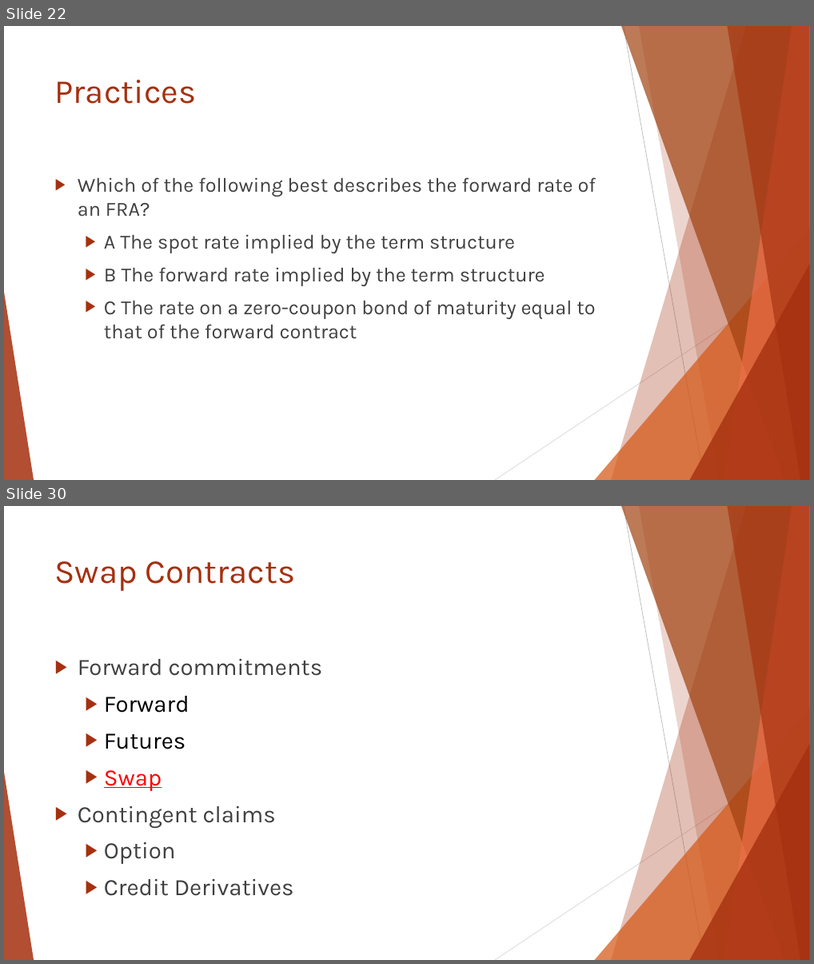
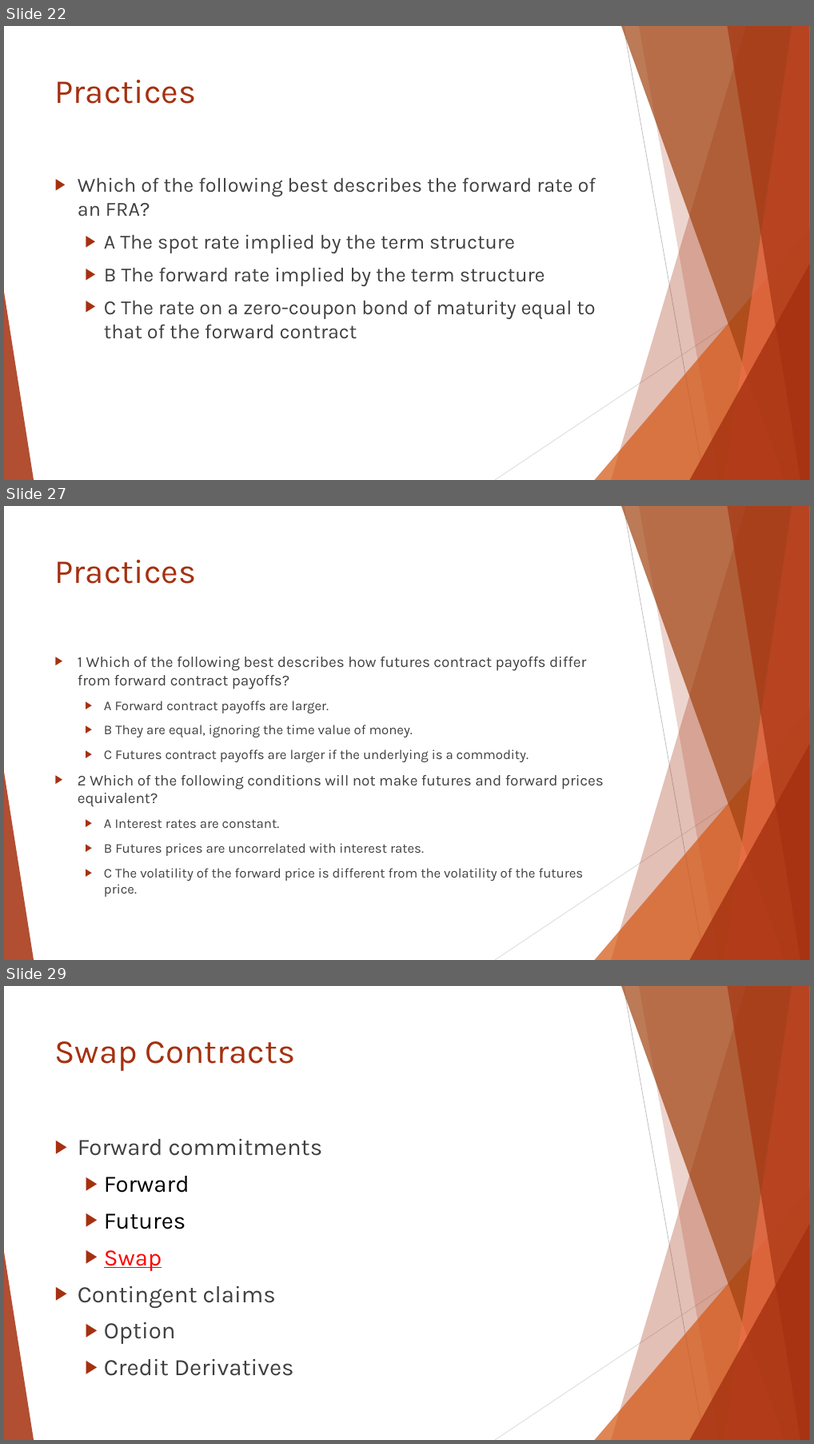
Before and after one commit to Isco0530/data, a slide deck: Reading 46.pptx. Shown one above the other, each under a label of ours: slides 22 and 30 before the commit, slides 22, 27 and 29 after it; the slides between them are not shown. The pictures are 814x964 and 814x1444 pixels, drawn with LibreOffice and Linux fonts; fonts in the diff are those of the drawing. Boxes give left, top, right and bottom in pixels: in the first picture for what was removed or moved away, otherwise in the second. Text is boxed around its words. In the diff, an @@ line names an element or a change of style, - is before the commit and + after.

```diff
--- a/Reading 46.pptx
+++ b/Reading 46.pptx
@@ slide 27 added at [4, 506, 810, 960], background #FFFFFF; not listed: 10 template elements that a slide beside it also shows @@
@@ title added at [55, 560, 197, 584], 40 pt, text #A5300F @@
+Practices
@@ text added at [78, 656, 604, 896], 16 pt, text #404040 @@
+▶ 1 Which of the following best describes how futures contract payoffs differ from forward contract payoffs?
+  ▶ A Forward contract payoffs are larger.
+  ▶ B They are equal, ignoring the time value of money.
+  ▶ C Futures contract payoffs are larger if the underlying is a commodity.
+▶ 2 Which of the following conditions will not make futures and forward prices equivalent?
+  ▶ A Interest rates are constant.
+  ▶ B Futures prices are uncorrelated with interest rates.
+  ▶ C The volatility of the forward price is different from the volatility of the futures price.
@@ what was slide 30 is now slide 29 @@
```
Also in this commit, not shown: 4 slides changed, 2 other slides added, 4 slides removed.
